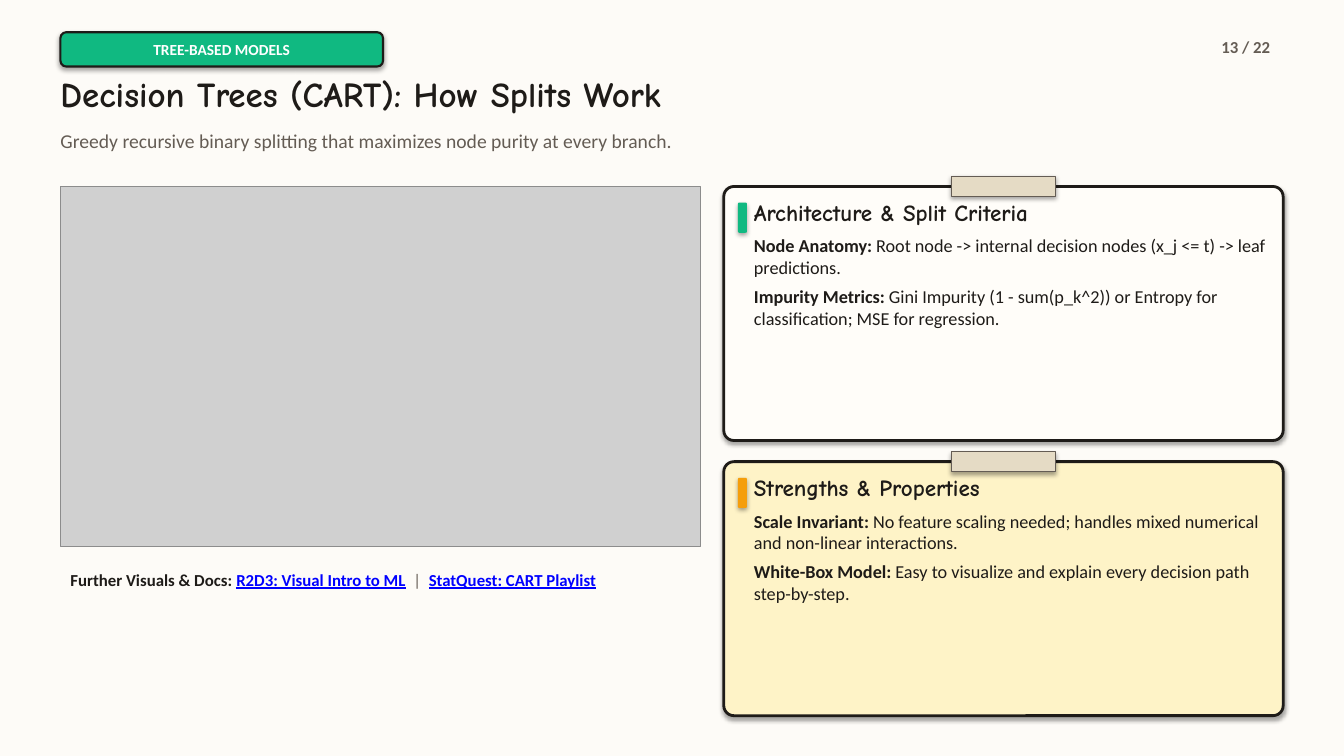
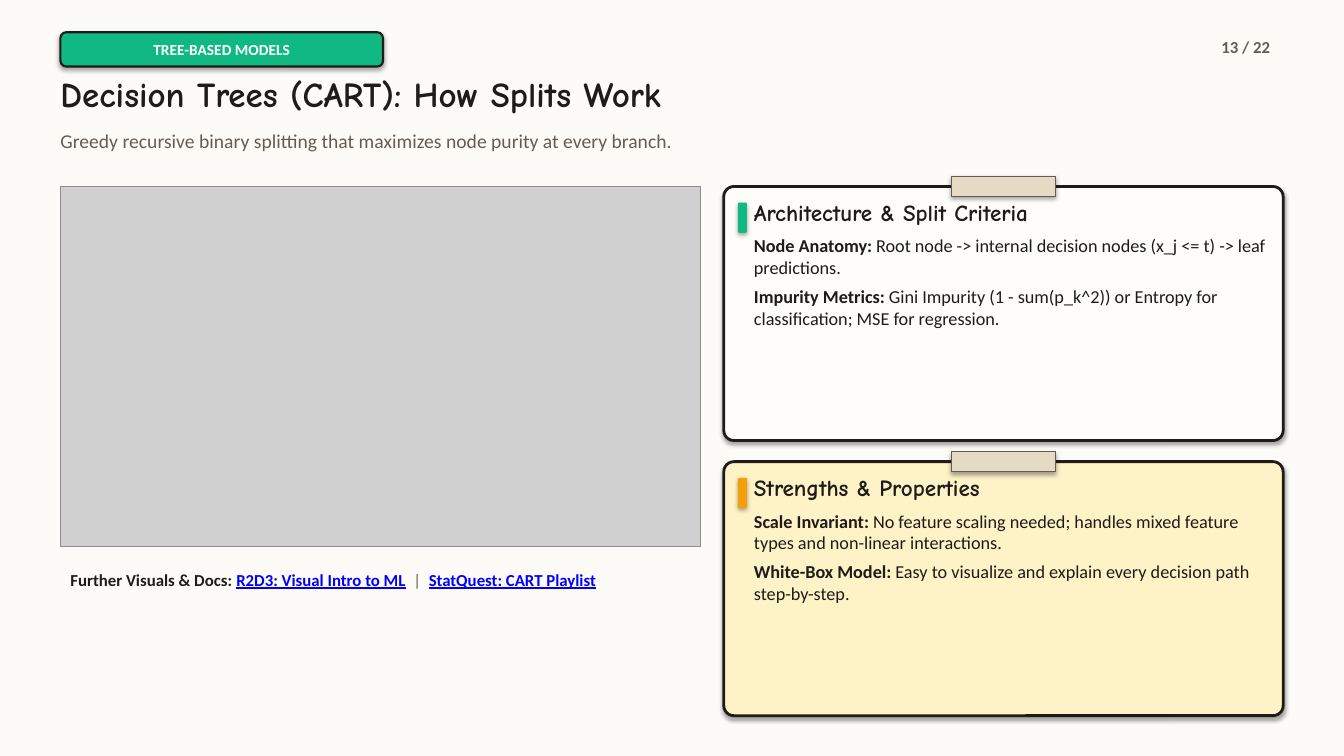
Before and after one commit to Ewan-Dkhar/Models, a slide deck: slide 13 of ml_models_lecture.pptx. Drawn at 1344x756 pixels with LibreOffice and Linux fonts; fonts in the diff are those of the drawing; grey boxes stand for pictures. Boxes give left, top, right and bottom in pixels: in the first picture for what was removed or moved away, otherwise in the second. Text is boxed around its words. In the diff, an @@ line names an element or a change of style, - is before the commit and + after.

```diff
--- a/ml_models_lecture.pptx
+++ b/ml_models_lecture.pptx
@@ text at <box>754,515,1238,552</box>: text changed @@
-Scale Invariant: No feature scaling needed; handles mixed numerical and non-linear interactions.
+Scale Invariant: No feature scaling needed; handles mixed feature types and non-linear interactions.
```
Also in this commit, not shown: 4 other slides changed, 4 other files.
